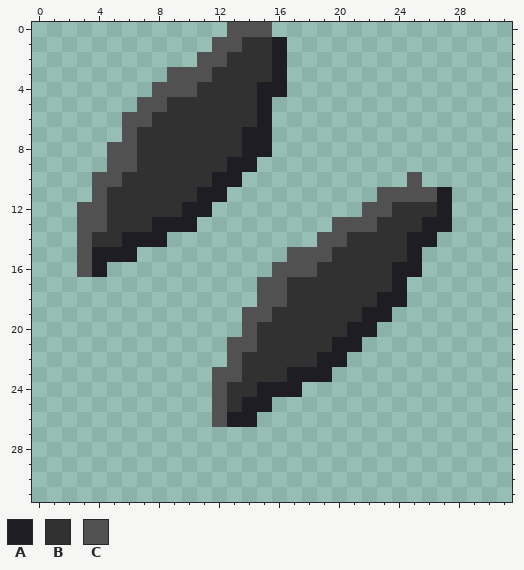
Pixel-art sprite: sprites/blocks/environment/obsidian2.png. Above is the file before it was changed.
The file is 32x32 pixels. The old version is drawn lined up with the new one.
Palette (. is transparent): A #1d1d23  B #313131  C #515151
Pixels before, first column x 3:
 0 ..........CCC............
 1 .........CCBBA...........
 2 ........CCBBBA...........
 3 ......CCCBBBBA...........
 4 .....CCCBBBBAA...........
 5 ....CCBBBBBBA............
 6 ...CCBBBBBBBA............
 7 ...CBBBBBBBAA............
 8 ..CCBBBBBBBAA............
 9 ..CCBBBBBBAA.............
10 .CCBBBBBBAA...........C..
11 .CBBBBBBAA..........CCCCA
12 CCBBBBBAA..........CCBBBA
13 CCBBBAAA.........CCCBBBAA
14 CBBAAA..........CCBBBBAA.
15 CAAA..........CCCBBBBBA..
16 CA...........CCCBBBBBAA..
17 ............CCBBBBBBBA...
18 ............CCBBBBBBAA...
19 ...........CCBBBBBBAA....
20 ...........CBBBBBBAA.....
21 ..........CCBBBBBAA......
22 ..........CBBBBBAA.......
23 .........CCBBBAAA........
24 .........CBBAAA..........
25 .........CBAA............
26 .........CAA.............
After:
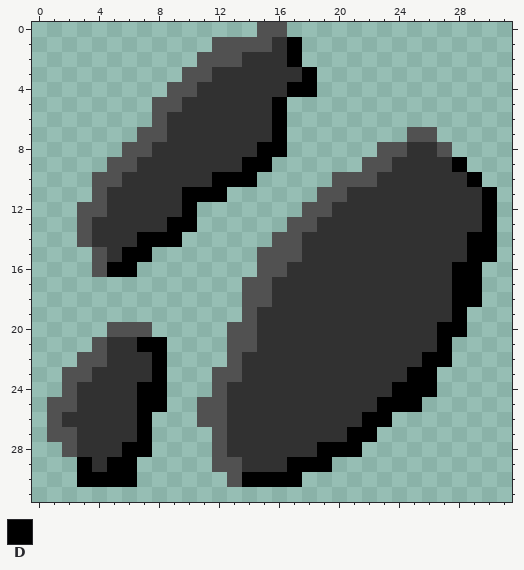
Colours new in this view: D #000000
What changed:
whole drawing moved by -1,-4 (the old picture is shown already moved)
Changed rows in their new state; - is an unchanged pixel.
first column x 1:
 0 ------------..-C--------------
 1 -------------CCBD-------------
 2 ------------C--BD-------------
 3 --------.------BBD------------
 4 -------.------BBDD------------
 5 ------.-C-----BD--------------
 6 -----..C------BD--------------
 7 -----.CC-----BBD--------CC----
 8 ----.-C------BDD------CCBBC---
 9 ------------BDD------CCBBBBD--
10 -----------DDD-----CCCBBBBBBD-
11 ---------DDD------CCBBBBBBBBBD
12 ---------D.------CCBBBB---BBBD
13 ---B---BDD------CCBBBB---BBBBD
14 -----BDDD------CCBBB----BBBBDD
15 --.CBDD-------CC-BB-----BBBBDD
16 --.CDD--------C-BB-----BBBBDD-
17 -------------C-B-------BBBBDD-
18 -------------C-B------BBBBBDD-
19 --------------B------BBBBBBD--
20 ----CCC-----C-------BBBBBBDD--
21 ---CBBDD-----------BBBBBBBD---
22 --CCBBBD----------BBBBBBBDD---
23 -CCBBBBD--------BBBBBBBBDD----
24 -CBBBBDD------BBBBBBBBBDDD----
25 CCBBBBDD--C--BBBBBBBBBDDD-----
26 CBBBBBD---C-BBBBBBBBBDD-------
27 CCBBBBD----CBBBBBBBBDD--------
28 -CBBBDD----CBBBBBBDDD---------
29 --DBDD-----CCBBBDDD-----------
30 --DDDD------CDDDD-------------
Pixel boxes of the changes (left, top, right, bottom) in both pictures:
changed: (47, 22, 497, 487)
